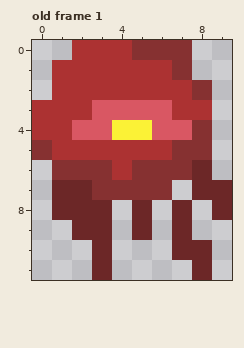
Pixel-art file, stored at assets/floater_a.aseprite. Above, as it was before the edit.
10x12 pixels, 1 frame. Shown: old frame 1.
After the commit:
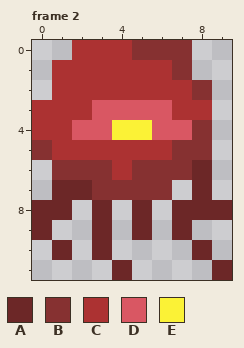
Palette (. is transparent): A #6c2727  B #863131  C #ac3232  D #d95763  E #fbf236
A new or re-ordered frame is compared with the old frame closest to it.
The edit:
frames 1 -> 2
--- frame 2 is new; against old frame 1
@@ x 0..9 @@
  6 .BBBCBBBA.
- 7 .AABBBB.AA
- 8 .AAA.A.A.A
- 9 ..AA.A.A..
-10 ...A...AA.
-11 ...A....A.
+ 7 .AABBBB.A.
+ 8 AA.A.A.AAA
+ 9 A..A.A.A..
+10 .A.A....A.
+11 ....A....A
